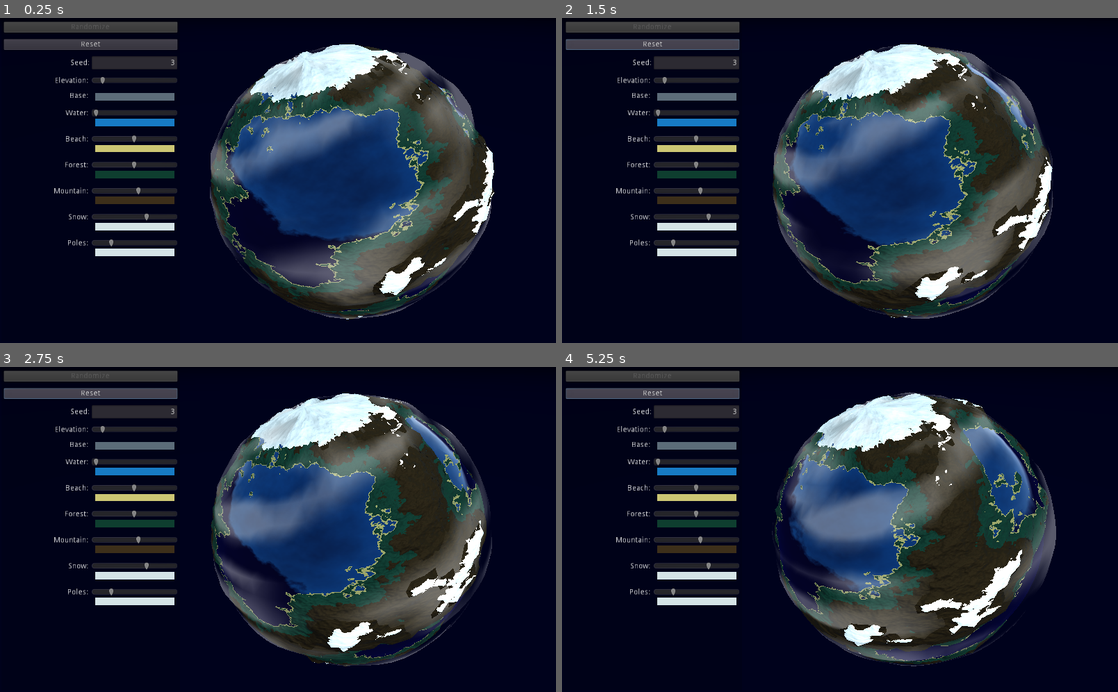
Above: before the commit, frames 1-4 (two rows, left to right).
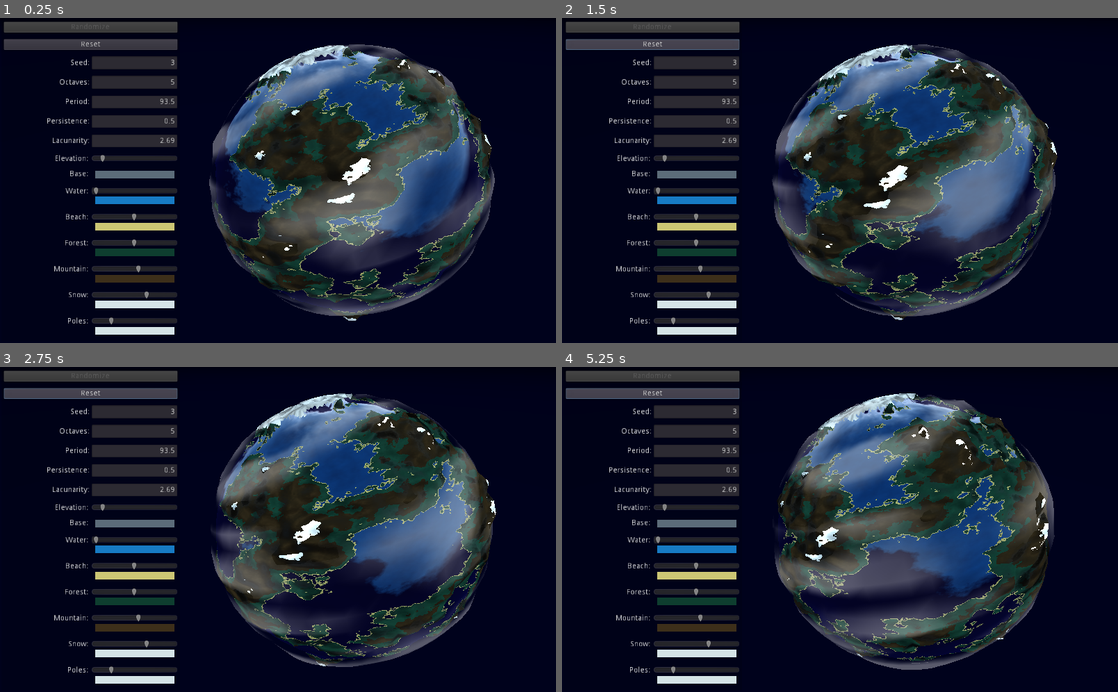
Above: after the commit, the same moments.

Repository: RichoM/SimplexNoiseTest
Game: Godot game, scene res://Test.tscn
The game is run twice, just before and just after one commit, with the same random seed, the same clock (stepped at 60 frames per second) and the same inputs.
Inputs:
- Up to frame 1 (0.25 s): no input
- Up to frame 2 (1.5 s): click "Reset" at 0.5 s
- Up to frame 3 (2.75 s): no input
- Up to frame 4 (5.25 s): no input

The runs differ from the first frame. In frame 1, 37% of the frame differs, in the area x 8-89%, y 8-98%; in frame 2, 37%, in the area x 8-90%, y 8-98%; in frame 3, 37%; in frame 4, 37%.

Commit message:
Added controls for changing the noise parameters

Diff:
--- a/godot/GUI.gd
+++ b/godot/GUI.gd
@@ -1,7 +1,12 @@
 extends Control
 
+# TODO(Richo): All this code sucks, I should build the GUI dynamically...
 export var planet : NodePath
 export var seed_input : NodePath
+export var octaves_input : NodePath
+export var period_input : NodePath
+export var persistence_input : NodePath
+export var lacunarity_input : NodePath
 export var elevation_slider : NodePath
 export var base_color : NodePath
 export var water_threshold : NodePath
@@ -19,16 +24,21 @@
 
 var initial_values = {}
 
-
 var planet_material : Material
+var noise : OpenSimplexNoise
 
 func _ready():
 	planet_material = get_node(planet).get_surface_material(0)
+	noise = planet_material.get("shader_param/noise_sampler").get("noise")
 	collect_initial_values()
 	update()
 
 func collect_initial_values():
-	initial_values["seed"] = get_seed()
+	initial_values["seed"] = get_noise_param("seed")
+	initial_values["octaves"] = get_noise_param("octaves")
+	initial_values["period"] = get_noise_param("period")
+	initial_values["persistence"] = get_noise_param("persistence")
+	initial_values["lacunarity"] = get_noise_param("lacunarity")
 	initial_values["elevation"] = get_elevation()
 
 	initial_values["water.threshold"] = get_terrain_threshold("water")
@@ -47,7 +57,11 @@
 	initial_values["poles.color"] = get_terrain_color("poles")
 
 func update():
-	(get_node(seed_input) as LineEdit).text = str(get_seed())
+	(get_node(seed_input) as LineEdit).text = str(get_noise_param("seed"))
+	(get_node(octaves_input) as LineEdit).text = str(get_noise_param("octaves"))
+	(get_node(period_input) as LineEdit).text = str(get_noise_param("period"))
+	(get_node(persistence_input) as LineEdit).text = str(get_noise_param("persistence"))
+	(get_node(lacunarity_input) as LineEdit).text = str(get_noise_param("lacunarity"))
 	(get_node(elevation_slider) as HSlider).value = get_elevation()
 
 	(get_node(water_threshold) as HSlider).value = get_terrain_threshold("water")
@@ -65,15 +79,12 @@
 	(get_node(snow_color) as ColorPickerButton).color = get_terrain_color("snow")
 	(get_node(poles_color) as ColorPickerButton).color = get_terrain_color("poles")
 
-func get_seed():
-	var noise_sampler = planet_material.get("shader_param/noise_sampler")
-	var noise = noise_sampler.get("noise")
-	return noise.get("seed")
-
-func set_seed(value):
-	var noise_sampler = planet_material.get("shader_param/noise_sampler")
-	var noise = noise_sampler.get("noise")
-	noise.set("seed", value)
+func get_noise_param(name : String):
+	return noise.get(name)
+
+func set_noise_param(name : String, value):
+	if value != noise.get(name):
+		noise.set(name, value)
 
 
 func get_elevation():
@@ -97,7 +108,11 @@
 
 
 func _on_reset_button_pressed():
-	set_seed(initial_values["seed"])
+	set_noise_param("seed", initial_values["seed"])
+	set_noise_param("octaves", initial_values["octaves"])
+	set_noise_param("period", initial_values["period"])
+	set_noise_param("persistence", initial_values["persistence"])
+	set_noise_param("lacunarity", initial_values["lacunarity"])
 	set_elevation(initial_values["elevation"])
 
 	set_terrain_threshold("water", initial_values["water.threshold"])
@@ -116,16 +131,14 @@
 	set_terrain_color("poles", initial_values["poles.color"])
 
 func _on_seed_text_entered(new_text):
-	print(new_text as int)
 	var value = new_text as int
-	set_seed(value)
+	set_noise_param("seed", value)
 	(get_node(seed_input) as LineEdit).text = str(value)
 
 
 func _on_seed_focus_exited():
 	var value = (get_node(seed_input) as LineEdit).text as int
-	if value != get_seed():
-		set_seed(value)
+	set_noise_param("seed", value)
 	(get_node(seed_input) as LineEdit).text = str(value)
 
 
@@ -179,3 +192,50 @@
 
 func _on_poles_color_changed(color):
 	set_terrain_color("poles", color)
+
+
+func _on_octaves_text_entered(new_text):
+	var value = new_text as int
+	if value < 1: value = 1
+	elif value > 8: value = 8
+	set_noise_param("octaves", value)
+	(get_node(octaves_input) as LineEdit).text = str(value)
+
+func _on_octaves_focus_exited():
+	var value = (get_node(octaves_input) as LineEdit).text as int
+	if value < 1: value = 1
+	elif value > 8: value = 8
+	set_noise_param("octaves", value)
+	(get_node(octaves_input) as LineEdit).text = str(value)
+
+func _on_period_text_entered(new_text):
+	var value = new_text as float
+	set_noise_param("period", value)
+	(get_node(period_input) as LineEdit).text = str(value)
+
+func _on_period_focus_exited():
+	var value = (get_node(period_input) as LineEdit).text as float
+	set_noise_param("period", value)
+	(get_node(period_input) as LineEdit).text = str(value)
+
+
+func _on_persistence_text_entered(new_text):
+	var value = new_text as float
+	set_noise_param("persistence", value)
+	(get_node(persistence_input) as LineEdit).text = str(value)
+
+func _on_persistence_focus_exited():
+	var value = (get_node(persistence_input) as LineEdit).text as float
+	set_noise_param("persistence", value)
+	(get_node(persistence_input) as LineEdit).text = str(value)
+
+
+func _on_lacunarity_text_entered(new_text):
+	var value = new_text as float
+	set_noise_param("lacunarity", value)
+	(get_node(lacunarity_input) as LineEdit).text = str(value)
+
+func _on_lacunarity_focus_exited():
+	var value = (get_node(lacunarity_input) as LineEdit).text as float
+	set_noise_param("lacunarity", value)
+	(get_node(lacunarity_input) as LineEdit).text = str(value)
--- a/godot/GUI.tscn
+++ b/godot/GUI.tscn
@@ -10,6 +10,10 @@
 "_edit_use_anchors_": false
 }
 seed_input = NodePath("Panel/Controls/SeedControl/seed")
+octaves_input = NodePath("Panel/Controls/OctavesControl/octaves")
+period_input = NodePath("Panel/Controls/PeriodControl/period")
+persistence_input = NodePath("Panel/Controls/PersistenceControl/persistence")
+lacunarity_input = NodePath("Panel/Controls/LacunarityControl/lacunarity")
 elevation_slider = NodePath("Panel/Controls/ElevationControl/right/elevation_slider")
 base_color = NodePath("Panel/Controls/BaseControl/right/base_color")
 water_threshold = NodePath("Panel/Controls/WaterControl/right/water_threshold")
@@ -95,10 +99,146 @@
 "_edit_use_anchors_": false
 }
 
+[node name="OctavesControl" type="HBoxContainer" parent="Panel/Controls"]
+margin_top = 100.0
+margin_right = 320.0
+margin_bottom = 124.0
+__meta__ = {
+"_edit_use_anchors_": false
+}
+
+[node name="label" type="Label" parent="Panel/Controls/OctavesControl"]
+margin_right = 158.0
+margin_bottom = 24.0
+size_flags_horizontal = 3
+size_flags_vertical = 5
+text = "Octaves:"
+align = 2
+valign = 1
+__meta__ = {
+"_edit_use_anchors_": false
+}
+
+[node name="octaves" type="LineEdit" parent="Panel/Controls/OctavesControl"]
+margin_left = 162.0
+margin_right = 320.0
+margin_bottom = 24.0
+size_flags_horizontal = 3
+size_flags_vertical = 3
+text = "0"
+align = 2
+caret_blink = true
+caret_blink_speed = 0.5
+__meta__ = {
+"_edit_use_anchors_": false
+}
+
+[node name="PeriodControl" type="HBoxContainer" parent="Panel/Controls"]
+margin_top = 136.0
+margin_right = 320.0
+margin_bottom = 160.0
+__meta__ = {
+"_edit_use_anchors_": false
+}
+
+[node name="label" type="Label" parent="Panel/Controls/PeriodControl"]
+margin_right = 158.0
+margin_bottom = 24.0
+size_flags_horizontal = 3
+size_flags_vertical = 5
+text = "Period:"
+align = 2
+valign = 1
+__meta__ = {
+"_edit_use_anchors_": false
+}
+
+[node name="period" type="LineEdit" parent="Panel/Controls/PeriodControl"]
+margin_left = 162.0
+margin_right = 320.0
+margin_bottom = 24.0
+size_flags_horizontal = 3
+size_flags_vertical = 3
+text = "0"
+align = 2
+caret_blink = true
+caret_blink_speed = 0.5
+__meta__ = {
+"_edit_use_anchors_": false
+}
+
+[node name="PersistenceControl" type="HBoxContainer" parent="Panel/Controls"]
+margin_top = 172.0
+margin_right = 320.0
+margin_bottom = 196.0
+__meta__ = {
+"_edit_use_anchors_": false
+}
+
+[node name="label" type="Label" parent="Panel/Controls/PersistenceControl"]
+margin_right = 158.0
+margin_bottom = 24.0
+size_flags_horizontal = 3
+size_flags_vertical = 5
+text = "Persistence:"
+align = 2
+valign = 1
+__meta__ = {
+"_edit_use_anchors_": false
+}
+
+[node name="persistence" type="LineEdit" parent="Panel/Controls/PersistenceControl"]
+margin_left = 162.0
+margin_right = 320.0
+margin_bottom = 24.0
+size_flags_horizontal = 3
+size_flags_vertical = 3
+text = "0"
+align = 2
+caret_blink = true
+caret_blink_speed = 0.5
+__meta__ = {
+"_edit_use_anchors_": false
+}
+
+[node name="LacunarityControl" type="HBoxContainer" parent="Panel/Controls"]
+margin_top = 208.0
+margin_right = 320.0
+margin_bottom = 232.0
+__meta__ = {
+"_edit_use_anchors_": false
+}
+
+[node name="label" type="Label" parent="Panel/Controls/LacunarityControl"]
+margin_right = 158.0
+margin_bottom = 24.0
+size_flags_horizontal = 3
+size_flags_vertical = 5
+text = "Lacunarity:"
+align = 2
+valign = 1
+__meta__ = {
+"_edit_use_anchors_": false
+}
+
+[node name="lacunarity" type="LineEdit" parent="Panel/Controls/LacunarityControl"]
+margin_left = 162.0
+margin_right = 320.0
+margin_bottom = 24.0
+size_flags_horizontal = 3
+size_flags_vertical = 3
+text = "0"
+align = 2
+caret_blink = true
+caret_blink_speed = 0.5
+__meta__ = {
+"_edit_use_anchors_": false
+}
+
 [node name="ElevationControl" type="HBoxContainer" parent="Panel/Controls"]
-margin_top = 100.0
-margin_right = 320.0
-margin_bottom = 116.0
+margin_top = 244.0
+margin_right = 320.0
+margin_bottom = 260.0
 __meta__ = {
 "_edit_use_anchors_": false
 }
@@ -138,9 +278,9 @@
 value = 0.1
 
 [node name="BaseControl" type="HBoxContainer" parent="Panel/Controls"]
-margin_top = 128.0
-margin_right = 320.0
-margin_bottom = 148.0
+margin_top = 272.0
+margin_right = 320.0
+margin_bottom = 292.0
 __meta__ = {
 "_edit_use_anchors_": false
 }
@@ -179,9 +319,9 @@
 edit_alpha = false
 
 [node name="WaterControl" type="HBoxContainer" parent="Panel/Controls"]
-margin_top = 160.0
-margin_right = 320.0
-margin_bottom = 196.0
+margin_top = 304.0
+margin_right = 320.0
+margin_bottom = 340.0
 __meta__ = {
 "_edit_use_anchors_": false
 }
@@ -227,9 +367,9 @@
 edit_alpha = false
 
 [node name="BeachControl" type="HBoxContainer" parent="Panel/Controls"]
-margin_top = 208.0
-margin_right = 320.0
-margin_bottom = 244.0
+margin_top = 352.0
+margin_right = 320.0
+margin_bottom = 388.0
 __meta__ = {
 "_edit_use_anchors_": false
 }
@@ -275,9 +415,9 @@
 edit_alpha = false
 
 [node name="ForestControl" type="HBoxContainer" parent="Panel/Controls"]
-margin_top = 256.0
-margin_right = 320.0
-margin_bottom = 292.0
+margin_top = 400.0
+margin_right = 320.0
+margin_bottom = 436.0
 __meta__ = {
 "_edit_use_anchors_": false
 }
@@ -323,9 +463,9 @@
 edit_alpha = false
 
 [node name="MountainControl" type="HBoxContainer" parent="Panel/Controls"]
-margin_top = 304.0
-margin_right = 320.0
-margin_bottom = 340.0
+margin_top = 448.0
+margin_right = 320.0
+margin_bottom = 484.0
 __meta__ = {
 "_edit_use_anchors_": false
 }
@@ -371,9 +511,9 @@
 edit_alpha = false
 
 [node name="SnowControl" type="HBoxContainer" parent="Panel/Controls"]
-margin_top = 352.0
-margin_right = 320.0
-margin_bottom = 388.0
+margin_top = 496.0
+margin_right = 320.0
+margin_bottom = 532.0
 __meta__ = {
 "_edit_use_anchors_": false
 }
@@ -419,9 +559,9 @@
 edit_alpha = false
 
 [node name="PolesControl" type="HBoxContainer" parent="Panel/Controls"]
-margin_top = 400.0
-margin_right = 320.0
-margin_bottom = 436.0
+margin_top = 544.0
+margin_right = 320.0
+margin_bottom = 580.0
 __meta__ = {
 "_edit_use_anchors_": false
 }
@@ -468,6 +608,14 @@
 [connection signal="pressed" from="Panel/Controls/reset_button" to="." method="_on_reset_button_pressed"]
 [connection signal="focus_exited" from="Panel/Controls/SeedControl/seed" to="." method="_on_seed_focus_exited"]
 [connection signal="text_entered" from="Panel/Controls/SeedControl/seed" to="." method="_on_seed_text_entered"]
+[connection signal="focus_exited" from="Panel/Controls/OctavesControl/octaves" to="." method="_on_octaves_focus_exited"]
+[connection signal="text_entered" from="Panel/Controls/OctavesControl/octaves" to="." method="_on_octaves_text_entered"]
+[connection signal="focus_exited" from="Panel/Controls/PeriodControl/period" to="." method="_on_period_focus_exited"]
+[connection signal="text_entered" from="Panel/Controls/PeriodControl/period" to="." method="_on_period_text_entered"]
+[connection signal="focus_exited" from="Panel/Controls/PersistenceControl/persistence" to="." method="_on_persistence_focus_exited"]
+[connection signal="text_entered" from="Panel/Controls/PersistenceControl/persistence" to="." method="_on_persistence_text_entered"]
+[connection signal="focus_exited" from="Panel/Controls/LacunarityControl/lacunarity" to="." method="_on_lacunarity_focus_exited"]
+[connection signal="text_entered" from="Panel/Controls/LacunarityControl/lacunarity" to="." method="_on_lacunarity_text_entered"]
 [connection signal="value_changed" from="Panel/Controls/ElevationControl/right/elevation_slider" to="." method="_on_elevation_slider_value_changed"]
 [connection signal="color_changed" from="Panel/Controls/BaseControl/right/base_color" to="." method="_on_base_color_color_changed"]
 [connection signal="value_changed" from="Panel/Controls/WaterControl/right/water_threshold" to="." method="_on_water_threshold_value_changed"]
--- a/godot/Test.tscn
+++ b/godot/Test.tscn
@@ -102,7 +102,7 @@
 transform = Transform( 1, 0, 0, 0, 0.791981, 0.610546, 0, -0.610546, 0.791981, -0.00122511, 1.21673, -0.0124943 )
 
 [node name="littleplanet" type="MeshInstance" parent="."]
-transform = Transform( -0.801711, 0.309686, 0.511227, -0.320537, -0.944676, 0.0695867, 0.504494, -0.108079, 0.856624, 0, 10, 0 )
+transform = Transform( -0.801711, 0.309686, 0.511227, -0.155811, -0.934017, 0.321455, 0.577045, 0.178059, 0.797065, 0, 10, 0 )
 mesh = SubResource( 2 )
 material/0 = ExtResource( 2 )
 script = ExtResource( 3 )
--- a/godot/noise_sphere.tres
+++ b/godot/noise_sphere.tres
@@ -3,11 +3,11 @@
 [sub_resource type="OpenSimplexNoise" id=1]
 seed = 3
 octaves = 5
-period = 150.0
+period = 93.5
 lacunarity = 2.69
 
 [resource]
 width = 1024
-height = 1024
+height = 128
 seamless = true
 noise = SubResource( 1 )
--- a/godot/noise_sphere_normal.tres
+++ b/godot/noise_sphere_normal.tres
@@ -1,14 +1,10 @@
 [gd_resource type="NoiseTexture" load_steps=2 format=2]
 
 [sub_resource type="OpenSimplexNoise" id=1]
-seed = 3
-octaves = 5
-period = 150.0
+persistence = 0.75
 lacunarity = 2.69
 
 [resource]
-width = 1024
-height = 1024
 seamless = true
 as_normalmap = true
 noise = SubResource( 1 )
